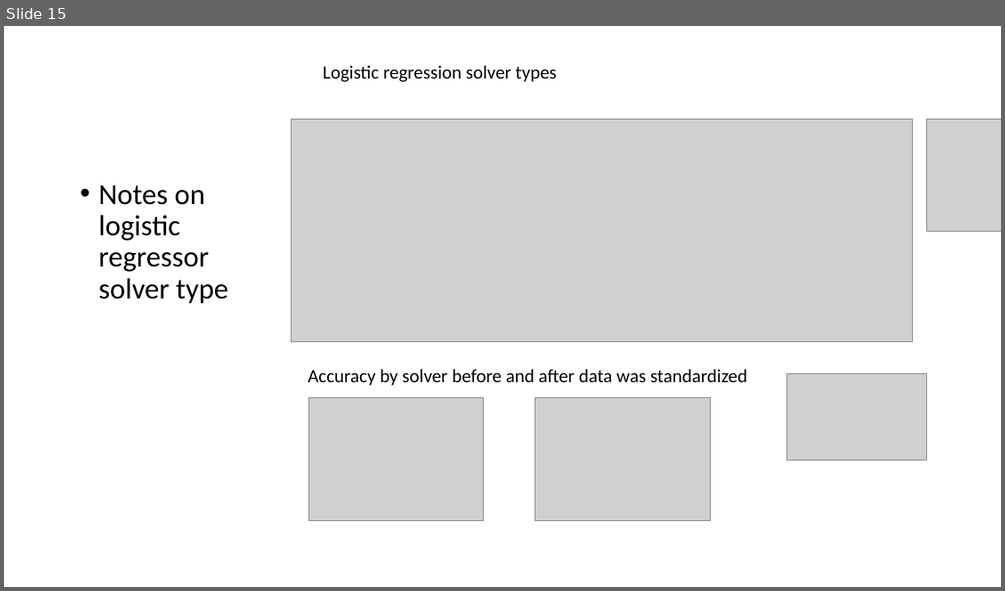
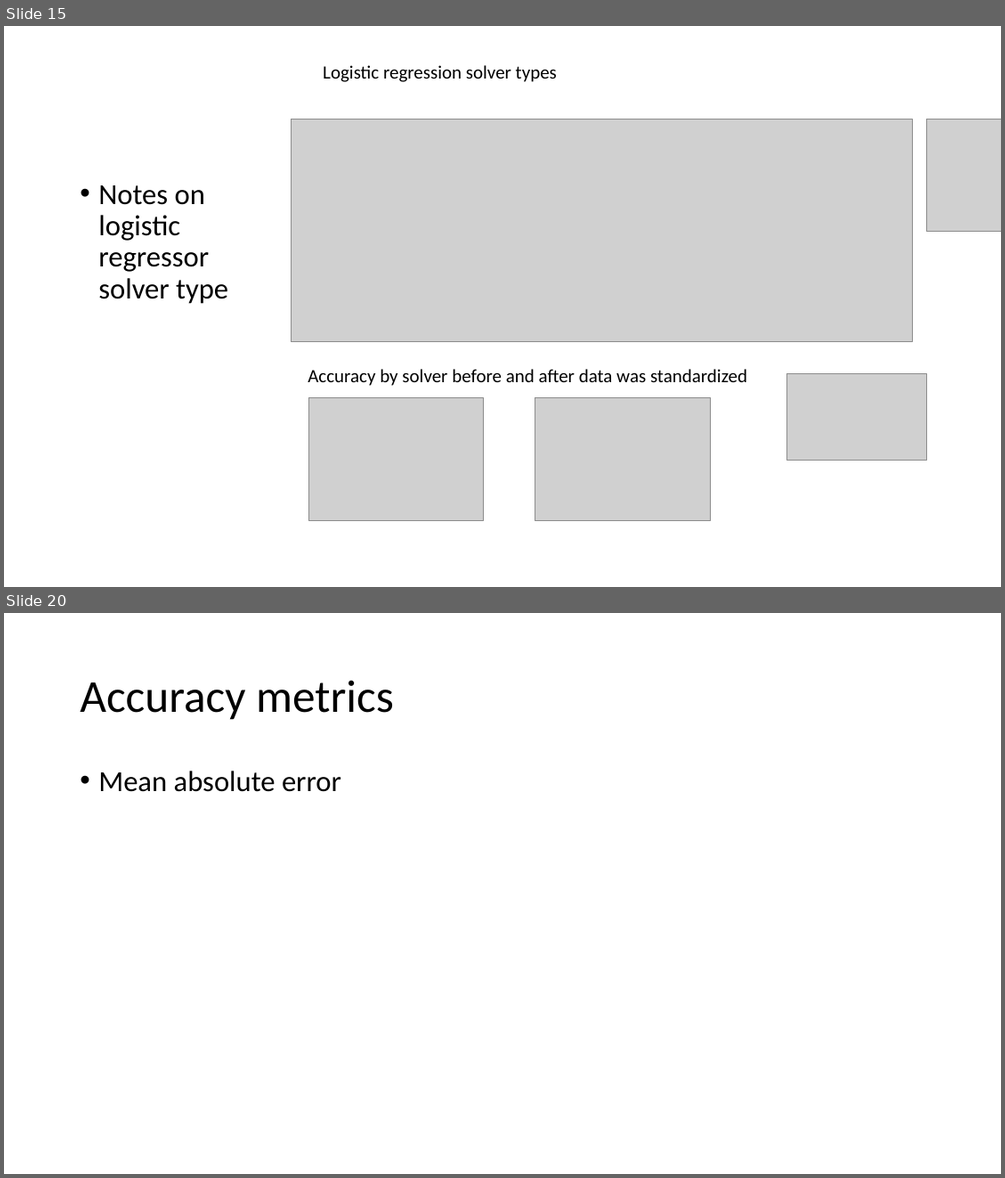
Before and after one commit to McGrathWormStuff/Image_Processing, a slide deck: Image Processing Presentation.pptx. Shown one above the other, each under a label of ours: slide 15 before the commit, slides 15 and 20 after it; the slides between them are not shown. The pictures are 1005x591 and 1005x1178 pixels, drawn with LibreOffice and Linux fonts; fonts in the diff are those of the drawing; grey boxes stand for pictures. Boxes give left, top, right and bottom in pixels: in the first picture for what was removed or moved away, otherwise in the second. Text is boxed around its words. In the diff, an @@ line names an element or a change of style, - is before the commit and + after.

```diff
--- a/Image Processing Presentation.pptx
+++ b/Image Processing Presentation.pptx
@@ slide 20 added at [4, 613, 1001, 1174], background #FFFFFF @@
@@ title added at [80, 680, 394, 720], 44 pt, text #000000 @@
+Accuracy metrics
@@ text added at [98, 771, 341, 792], 28 pt, text #000000 @@
+• Mean absolute error
```
Also in this commit, not shown: 6 slides changed, 7 other slides added, 4 slides removed.
